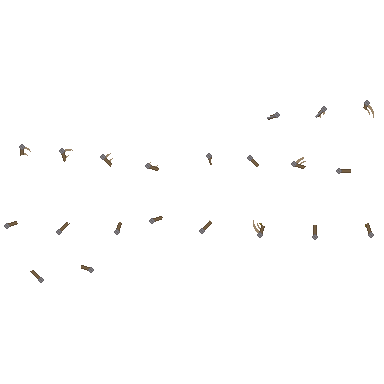
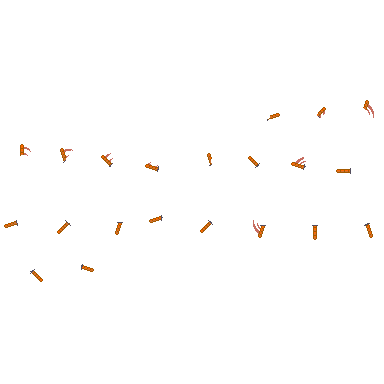
Two versions of the same layered image (w=384, h=384). Layer-by-layer changes:
added layer "Layer" above "sword" over (16, 116, 370, 274)
added layer "sword" above "axe" over (4, 100, 374, 282)
renamed "Layer" to "mace", hid it, painted on it over (4, 100, 374, 283)
removed layer "Копия club.png" over (4, 100, 374, 282)
